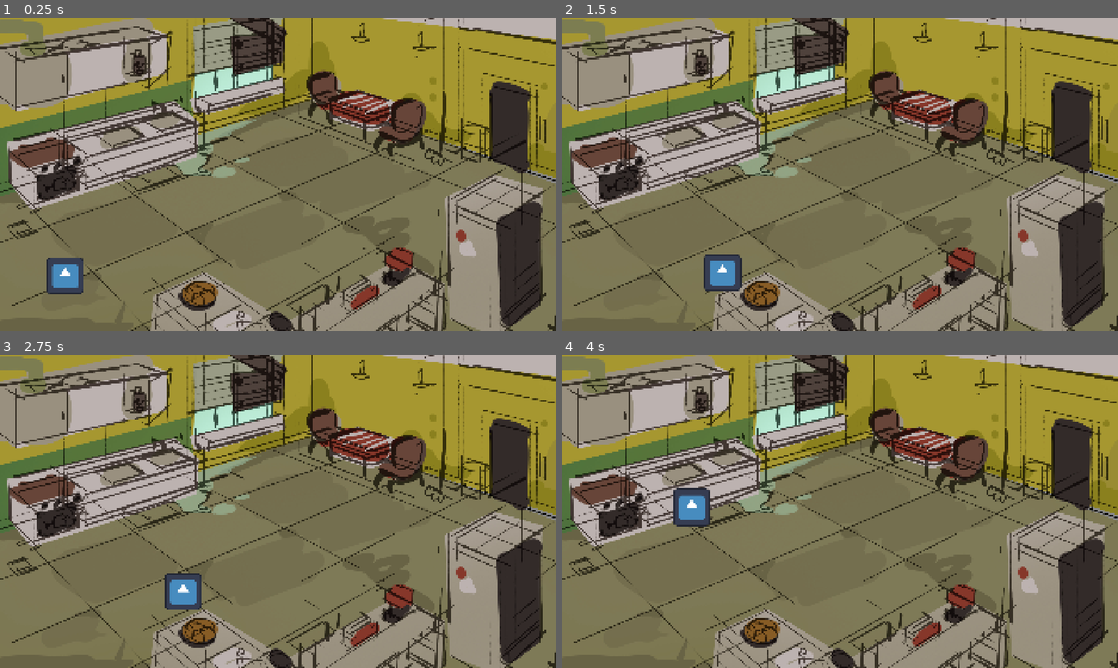
Above: before the commit, frames 1-4 (two rows, left to right).
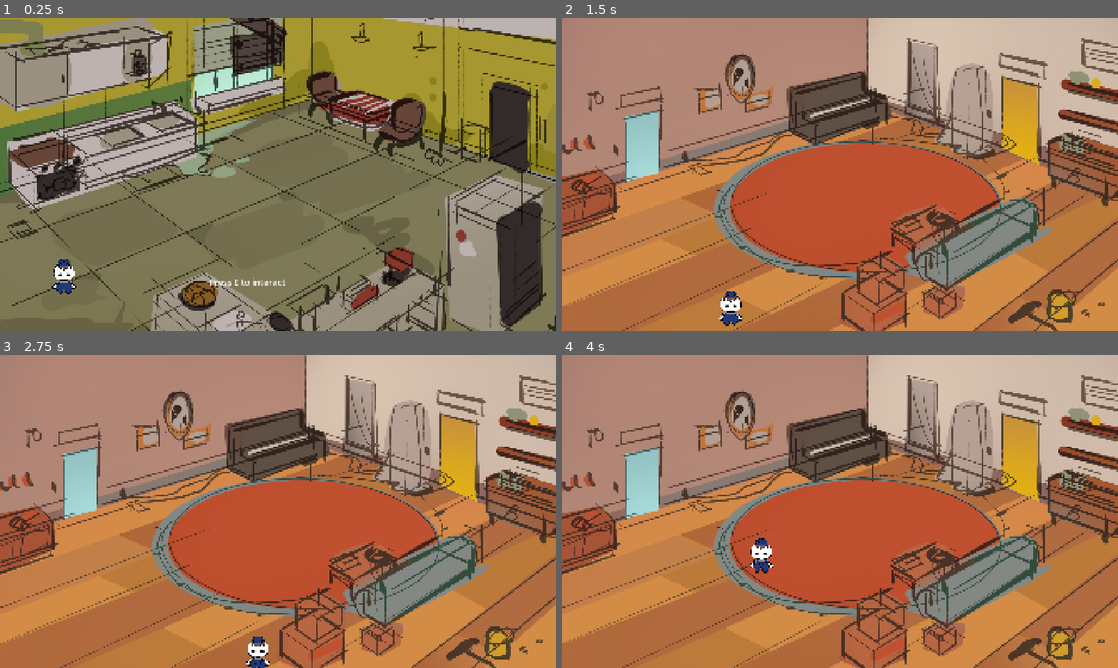
Above: after the commit, the same moments.

Repository: SrTurco/Game-Jam-
Game: Godot game, scene res://Escenas/cocina_sala.tscn
Same seed, same stepped clock (60 frames per second), same inputs: the game is played once before the commit and once after it. This scene is started directly instead of the project's main scene. The engine's default icon, where the game draws it, is replaced by a stand-in: a white triangle on a blue panel in a dark square.
Inputs (mouse positions are in pixels of both pictures, inside the frame that each line leads up to):
- Up to frame 1 (0.25 s): no input
- Up to frame 2 (1.5 s): tap E (interactuar) at 0.5, 0.6, 1.35 s; move the mouse to (962, 158) at 0.52 s; hold D (right) 0.53-1.28 s; click (962, 158) at 0.67 s; move the mouse to (728, 190) at 1.27 s; hold S (down) from 1.28 s (still down); click (728, 190) at 1.42 s
- Up to frame 3 (2.75 s): tap Space at 2 s; move the mouse to (333, 442) at 2.02 s; release S (down) at 2.03 s; hold D (right) from 2.03 s (still down); hold O (open_google) from 2.03 s (still down); click (333, 442) at 2.17 s; tap E (interactuar) at 2.3 s
- Up to frame 4 (4 s): move the mouse to (812, 574) at 2.77 s; release D (right) at 2.78 s; release O (open_google) at 2.78 s; hold W (up) 2.78-3.53 s; tap E (interactuar) at 2.85, 3.6 s; click (812, 574) at 2.92 s; move the mouse to (1006, 558) at 3.52 s; hold A (left) from 3.53 s (still down); click (1006, 558) at 3.67 s

The runs differ from the first frame. In frame 1, 0.9% of the frame differs, in the area x 8-52%, y 76-89%; in frame 2, 95%; in frame 3, 95%; in frame 4, 95%, in the area x 0-100%, y 0-100%.
Error before the commit: Attempt to call function 'hide' in base 'null instance' on a null instance. (res://Scripts/playerScript.gd:11)

Commit message:
lucho si lees esto, te estoy carreando boe

Diff:
--- a/Escenas/cocina_sala.tscn
+++ b/Escenas/cocina_sala.tscn
@@ -4,14 +4,16 @@
 [ext_resource type="Texture2D" uid="uid://dwnjg8juvd4w1" path="res://assets/Backround/cocina_skt_v01.jpg" id="2_7gxgc"]
 [ext_resource type="Script" uid="uid://o1man1q4guqy" path="res://Scripts/juego_parchear.gd" id="3_rd7kc"]
 [ext_resource type="PackedScene" uid="uid://rrfrb24ugeib" path="res://Escenas/parchearJuego.tscn" id="3_rpgpt"]
-[ext_resource type="Script" uid="uid://co6tl7d3medhv" path="res://Scripts/parchear_juego.gd" id="4_h0cdg"]
 [ext_resource type="Script" uid="uid://dfuuvv8kwu6tr" path="res://Scripts/back_to_living_room.gd" id="6_3sr5w"]
+[ext_resource type="Script" uid="uid://bwlc2ypw78r27" path="res://Scripts/sotano_room.gd" id="6_hq138"]
 
 [sub_resource type="SegmentShape2D" id="SegmentShape2D_44saq"]
 
 [sub_resource type="CircleShape2D" id="CircleShape2D_44saq"]
 
 [sub_resource type="RectangleShape2D" id="RectangleShape2D_hq138"]
+
+[sub_resource type="CircleShape2D" id="CircleShape2D_bghhj"]
 
 [node name="Node2D" type="Node2D" unique_id=1085568832]
 
@@ -69,8 +71,7 @@
 shape = SubResource("SegmentShape2D_44saq")
 
 [node name="parchear" parent="." unique_id=466163402 instance=ExtResource("3_rpgpt")]
-position = Vector2(-2265, 0)
-script = ExtResource("4_h0cdg")
+position = Vector2(-2137, 0)
 
 [node name="juego parchear" type="Area2D" parent="." unique_id=349399154]
 position = Vector2(563, 495)
@@ -83,7 +84,7 @@
 shape = SubResource("CircleShape2D_44saq")
 
 [node name="backToLivingRoom" type="Area2D" parent="." unique_id=1085355785]
-position = Vector2(1549, 920)
+position = Vector2(165, 879)
 script = ExtResource("6_3sr5w")
 
 [node name="CollisionShape2D" type="CollisionShape2D" parent="backToLivingRoom" unique_id=949161148]
@@ -91,7 +92,24 @@
 scale = Vector2(9.225977, 6.44097)
 shape = SubResource("RectangleShape2D_hq138")
 
+[node name="Label" type="Label" parent="." unique_id=533327935]
+offset_left = 722.0
+offset_top = 891.0
+offset_right = 762.0
+offset_bottom = 933.0
+theme_override_font_sizes/font_size = 30
+
+[node name="sotanoRoom" type="Area2D" parent="." unique_id=1836212197]
+position = Vector2(1685, 497)
+script = ExtResource("6_hq138")
+
+[node name="CollisionShape2D" type="CollisionShape2D" parent="sotanoRoom" unique_id=1744857081]
+scale = Vector2(12.898143, 12.898143)
+shape = SubResource("CircleShape2D_bghhj")
+
 [connection signal="body_entered" from="juego parchear" to="CharacterBody2D" method="_on_juego_parchear_body_entered"]
 [connection signal="body_exited" from="juego parchear" to="CharacterBody2D" method="_on_juego_parchear_body_exited"]
 [connection signal="body_entered" from="backToLivingRoom" to="CharacterBody2D" method="_on_back_to_living_room_body_entered"]
 [connection signal="body_exited" from="backToLivingRoom" to="CharacterBody2D" method="_on_back_to_living_room_body_exited"]
+[connection signal="body_entered" from="sotanoRoom" to="CharacterBody2D" method="_on_sotano_room_body_entered"]
+[connection signal="body_exited" from="sotanoRoom" to="CharacterBody2D" method="_on_sotano_room_body_exited"]
--- a/Escenas/parchearJuego.tscn
+++ b/Escenas/parchearJuego.tscn
@@ -22,10 +22,10 @@
 texture = ExtResource("1_5tkhd")
 
 [node name="Epoxi" type="TextureButton" parent="." unique_id=1085497605]
-offset_left = 1603.0
-offset_top = 809.0
-offset_right = 1731.0
-offset_bottom = 937.0
+offset_left = 1600.0
+offset_top = 810.0
+offset_right = 1728.0
+offset_bottom = 938.0
 scale = Vector2(1.6016243, 1.6016243)
 texture_normal = ExtResource("1_5tkhd")
 
@@ -38,6 +38,7 @@
 
 [node name="holefixed1" type="Sprite2D" parent="hole 1" unique_id=546476434 groups=["holes_fixed"]]
 visible = false
+texture = ExtResource("1_5tkhd")
 
 [node name="hole 2" type="Area2D" parent="." unique_id=2061858580]
 position = Vector2(381, 654)
@@ -48,6 +49,7 @@
 
 [node name="holefixed2" type="Sprite2D" parent="hole 2" unique_id=955084363 groups=["holes_fixed"]]
 visible = false
+texture = ExtResource("1_5tkhd")
 
 [node name="hole 3" type="Area2D" parent="." unique_id=965315855]
 position = Vector2(851, 482)
@@ -58,6 +60,7 @@
 
 [node name="holefixed3" type="Sprite2D" parent="hole 3" unique_id=14985997 groups=["holes_fixed"]]
 visible = false
+texture = ExtResource("1_5tkhd")
 
 [node name="hole 4" type="Area2D" parent="." unique_id=841426959]
 position = Vector2(1043, 721)
@@ -68,6 +71,7 @@
 
 [node name="holefixed4" type="Sprite2D" parent="hole 4" unique_id=1133976247 groups=["holes_fixed"]]
 visible = false
+texture = ExtResource("1_5tkhd")
 
 [node name="hole 5" type="Area2D" parent="." unique_id=390359351]
 position = Vector2(1502, 529)
@@ -78,6 +82,7 @@
 
 [node name="holefixed5" type="Sprite2D" parent="hole 5" unique_id=901396586 groups=["holes_fixed"]]
 visible = false
+texture = ExtResource("1_5tkhd")
 
 [connection signal="pressed" from="Epoxi" to="." method="_on_texture_button_pressed"]
 [connection signal="mouse_entered" from="hole 1" to="." method="_on_hole_1_mouse_entered"]
--- a/Escenas/player.tscn
+++ b/Escenas/player.tscn
@@ -1,7 +1,7 @@
 [gd_scene format=3 uid="uid://drdounhhos7qq"]
 
 [ext_resource type="Script" uid="uid://ua03udkh0maf" path="res://Scripts/playerScript.gd" id="1_i8vih"]
-[ext_resource type="Texture2D" uid="uid://v5cu1276vqab" path="res://icon.svg" id="2_qgqwx"]
+[ext_resource type="Texture2D" uid="uid://davc3l3lnyptb" path="res://assets/characters/plomero.01.png" id="2_i8vih"]
 
 [sub_resource type="RectangleShape2D" id="RectangleShape2D_44saq"]
 
@@ -14,4 +14,5 @@
 shape = SubResource("RectangleShape2D_44saq")
 
 [node name="Sprite2D" type="Sprite2D" parent="." unique_id=331876592]
-texture = ExtResource("2_qgqwx")
+scale = Vector2(0.19978404, 0.19978404)
+texture = ExtResource("2_i8vih")
--- a/Escenas/sotano_sala.tscn
+++ b/Escenas/sotano_sala.tscn
@@ -18,6 +18,7 @@
 position = Vector2(1320, 447)
 
 [node name="ventilacion juego" type="Node2D" parent="." unique_id=1049194941]
+visible = false
 position = Vector2(394, 732)
 script = ExtResource("3_vljhc")
 
--- a/Scripts/GlobalInteractuable.gd
+++ b/Scripts/GlobalInteractuable.gd
@@ -3,3 +3,4 @@
 var playerPosition = Vector2(0,0)
 
 var bañoMinijuego = false
+var cocinaMinijuego = false
--- a/Scripts/juego_parchear.gd
+++ b/Scripts/juego_parchear.gd
@@ -1,7 +1,9 @@
 extends Area2D
 
 
-
 func accionar():
-	if Input.is_action_just_pressed("interactuar"):
-		$"../parchear".global_position = Vector2(0,0)
+	if not GlobalInteractuable.cocinaMinijuego:
+		if Input.is_action_just_pressed("interactuar"):
+			$"../parchear".global_position = Vector2(0,0)
+	else:
+		$"../Label".text = "Pipe fixed. Go for another task"
--- a/Scripts/parchear_juego.gd
+++ b/Scripts/parchear_juego.gd
@@ -9,9 +9,9 @@
 var holes = [
 	"holefixed1", "holefixed2", "holefixed3", "holefixed4", "holefixed5",
 ]
+var holesFixed = 0
 
-func _ready():
-	positionEpoxi = epoxi.global_position
+var miniCompletado = false
 
 var agarrado = false
 
@@ -23,31 +23,28 @@
 
 
 func _input(event):
-	var mouse_pos: Vector2 = get_viewport().get_mouse_position()
-	for sprite: Sprite2D in get_tree().get_nodes_in_group("holes_fixed"):
-		var rect: Rect2 = sprite.get_rect()
-		var local_mouse_pos: Vector2 = sprite.to_local(sprite.global_position + (mouse_pos - sprite.global_position))
-		if rect.has_point(local_mouse_pos):
-				sprite.show()
+	if event is InputEventMouseButton and event.button_index == MOUSE_BUTTON_RIGHT and event.pressed:
+		var mouse_pos: Vector2 = get_viewport().get_mouse_position()
+		for sprite: Sprite2D in get_tree().get_nodes_in_group("holes_fixed"):
+			if not sprite.visible:
+				var rect: Rect2 = sprite.get_rect()
+				var local_mouse_pos: Vector2 = sprite.to_local(sprite.global_position + (mouse_pos - sprite.global_position))
+				if rect.has_point(local_mouse_pos):
+						sprite.show()
+						holesFixed += 1
 
-
-	if colission_entered:
-		if event is InputEventMouseButton and event.button_index == MOUSE_BUTTON_RIGHT and event.pressed:
-			for hole in holes:
-
-				var agujero = get_node_or_null(hole)
-				if agujero == null:
-					return
-
-
-
-				pass
-			pass
+	if holesFixed >= 5:
+		agarrado = false
+		miniCompletado = true
 
 	if agarrado:
 		if event is InputEventMouseButton and event.button_index == MOUSE_BUTTON_LEFT and event.pressed:
-			epoxi.global_position = positionEpoxi
+			epoxi.global_position = Vector2(1600, 810)
 			agarrado = false
+
+	if miniCompletado:
+		GlobalInteractuable.cocinaMinijuego = true
+		self.global_position = Vector2(-1370, -1000)
 
 func _on_texture_button_pressed():
 	agarrado = true
--- a/Scripts/playerScript.gd
+++ b/Scripts/playerScript.gd
@@ -45,7 +45,7 @@
 func interactuable(objeto):
 	objeto_actual = objeto
 
-# Al entrar a la colission de tal objeto (aun no se sabe el objeto)
+# colisiones de radares
 func player_collision_with_object(_body: CharacterBody2D):
 	label.text = "Press E to go to the bathroom"
 	label.show()
@@ -76,7 +76,7 @@
 func _on_juego_parchear_body_entered(_body: CharacterBody2D):
 	label.text = "Press E to interact"
 	label.show()
-	interactuable($"../backToLivingRoom")
+	interactuable($"../juego parchear")
 
 func _on_juego_parchear_body_exited(_body: CharacterBody2D):
 	label.hide()
@@ -90,3 +90,12 @@
 func _on_acceso_cocina_body_exited(_body: CharacterBody2D):
 	label.hide()
 	objeto_actual = null
+
+func _on_sotano_room_body_entered(_body: CharacterBody2D):
+	label.text = "Press E to got to the Basement"
+	label.show()
+	interactuable($"../sotanoRoom")
+
+func _on_sotano_room_body_exited(_body: CharacterBody2D):
+	label.hide()
+	objeto_actual = null
--- /dev/null
+++ b/Scripts/sotano_room.gd
@@ -0,0 +1,4 @@
+extends Area2D
+
+func accionar():
+	get_tree().change_scene_to_file("res://Escenas/sotano_sala.tscn")
Not shown, added: Scripts/sotano_room.gd.uid
Binary file added: assets/characters/asesino.01.png
Not shown, added: assets/characters/asesino.01.png.import
Binary file added: assets/characters/plomero.01.png
Not shown, added: assets/characters/plomero.01.png.import
